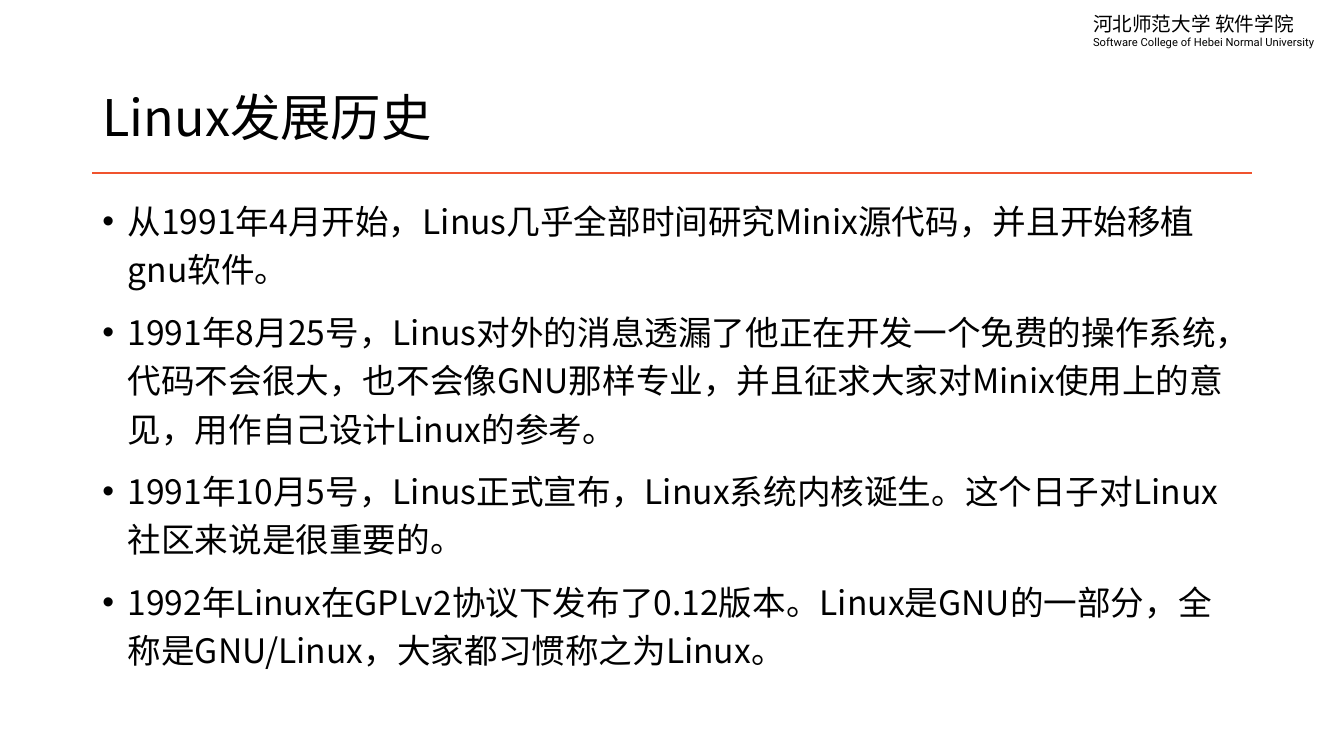
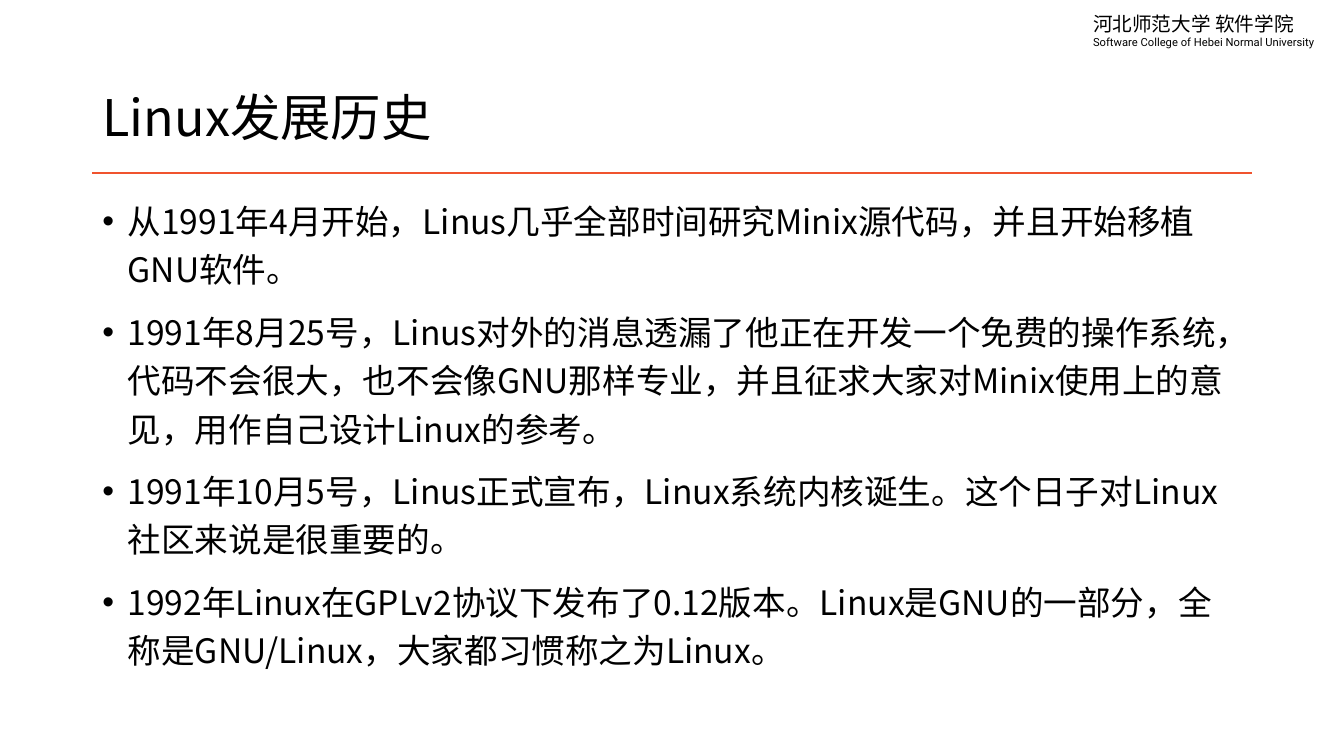
Before and after one commit to edu2act/course-linux-system, a slide deck: slide 6 of materials/slides/ch01-linux-history-and-install.pptx. Drawn at 1344x756 pixels with LibreOffice and Linux fonts; fonts in the diff are those of the drawing. Boxes give left, top, right and bottom in pixels: in the first picture for what was removed or moved away, otherwise in the second. Text is boxed around its words. In the diff, an @@ line names an element or a change of style, - is before the commit and + after.

```diff
--- a/materials/slides/ch01-linux-history-and-install.pptx
+++ b/materials/slides/ch01-linux-history-and-install.pptx
@@ text at box(128, 205, 1195, 285): text changed @@
-• 从1991年4月开始，Linus几乎全部时间研究Minix源代码，并且开始移植gnu软件。
+• 从1991年4月开始，Linus几乎全部时间研究Minix源代码，并且开始移植GNU软件。
```
Also in this commit, not shown: 4 other slides changed, 5 other files.
